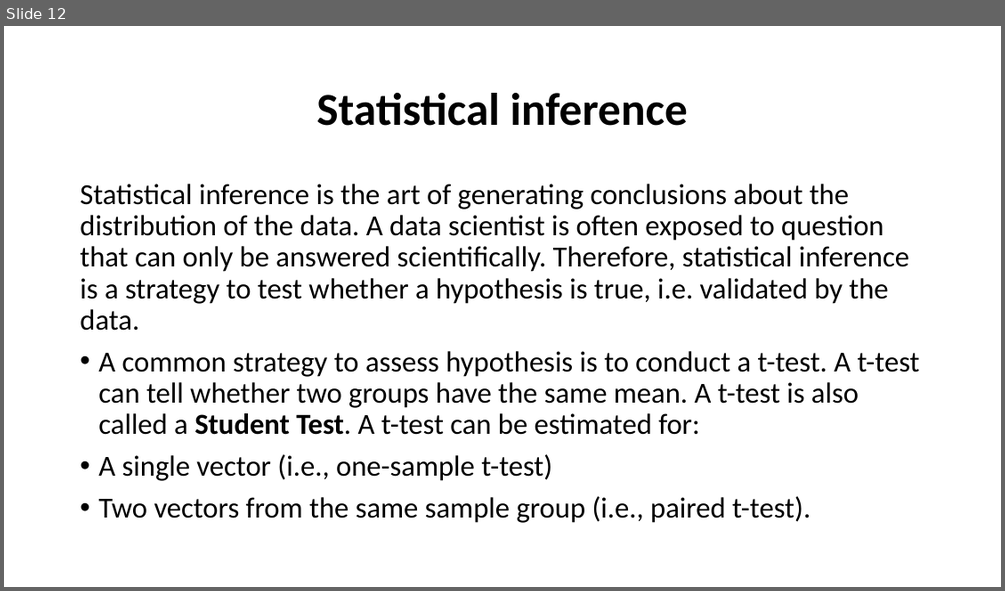
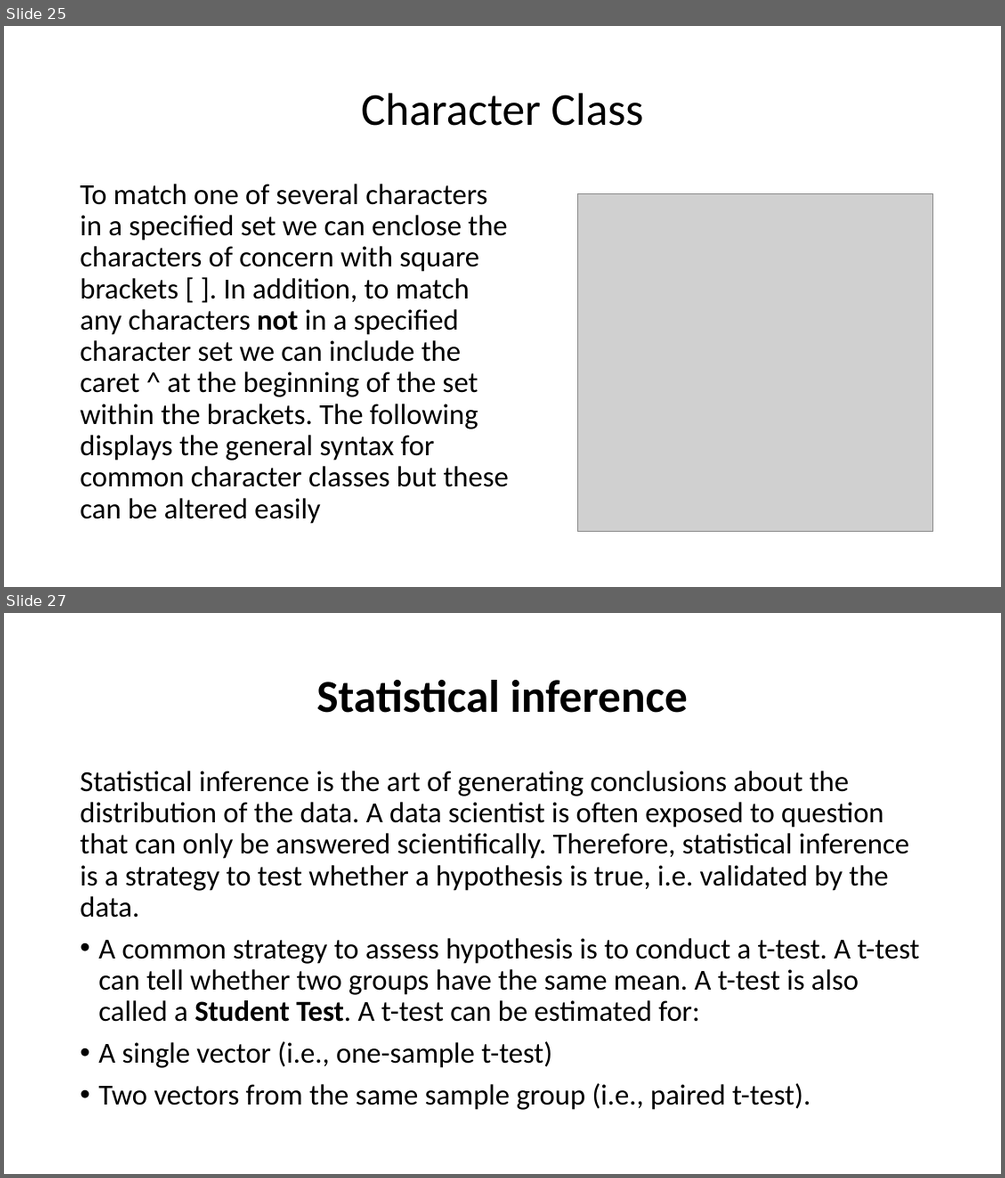
Before and after one commit to brainmentorspvtltd/R_OnlineTraining, a slide deck: RProgramming_ppt.pptx. Shown one above the other, each under a label of ours: slide 12 before the commit, slides 25 and 27 after it; the slides between them are not shown. The pictures are 1005x591 and 1005x1178 pixels, drawn with LibreOffice and Linux fonts; fonts in the diff are those of the drawing; grey boxes stand for pictures. Boxes give left, top, right and bottom in pixels: in the first picture for what was removed or moved away, otherwise in the second. Text is boxed around its words. In the diff, an @@ line names an element or a change of style, - is before the commit and + after.

```diff
--- a/RProgramming_ppt.pptx
+++ b/RProgramming_ppt.pptx
@@ slide 25 added at [4, 26, 1001, 587], background #FFFFFF @@
@@ title added at [361, 93, 644, 126], 44 pt, text #000000 @@
+Character Class
@@ text added at [80, 184, 509, 524], 28 pt, text #000000 @@
+To match one of several characters in a specified set we can enclose the characters of concern with square brackets [ ]. In addition, to match any characters not in a specified character set we can include the caret ^ at the beginning of the set within the brackets. The following displays the general syntax for common character classes but these can be altered easily
@@ picture added at [578, 193, 933, 531] @@
@@ what was slide 12 is now slide 27 @@
```
Also in this commit, not shown: 14 other slides added, 3 other files.
